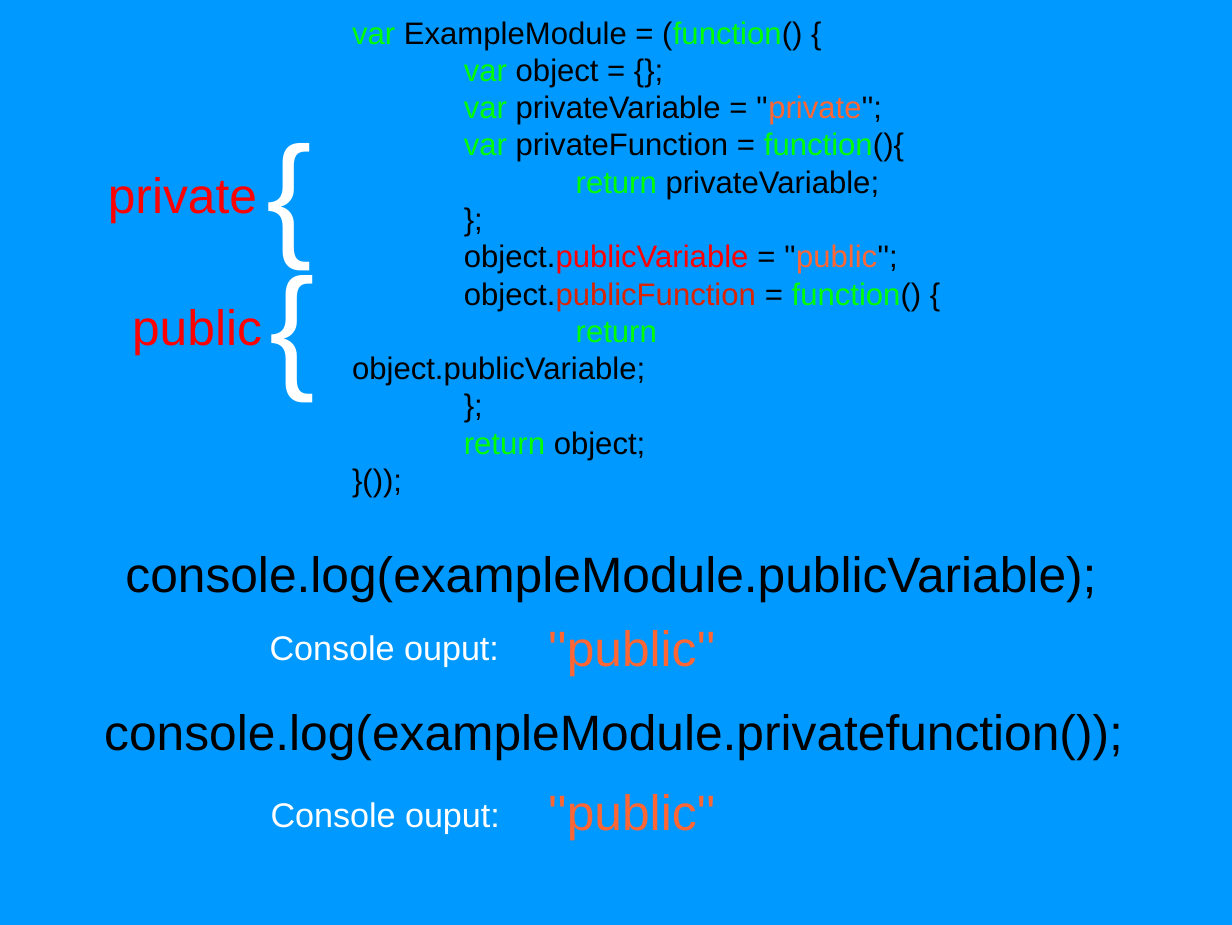
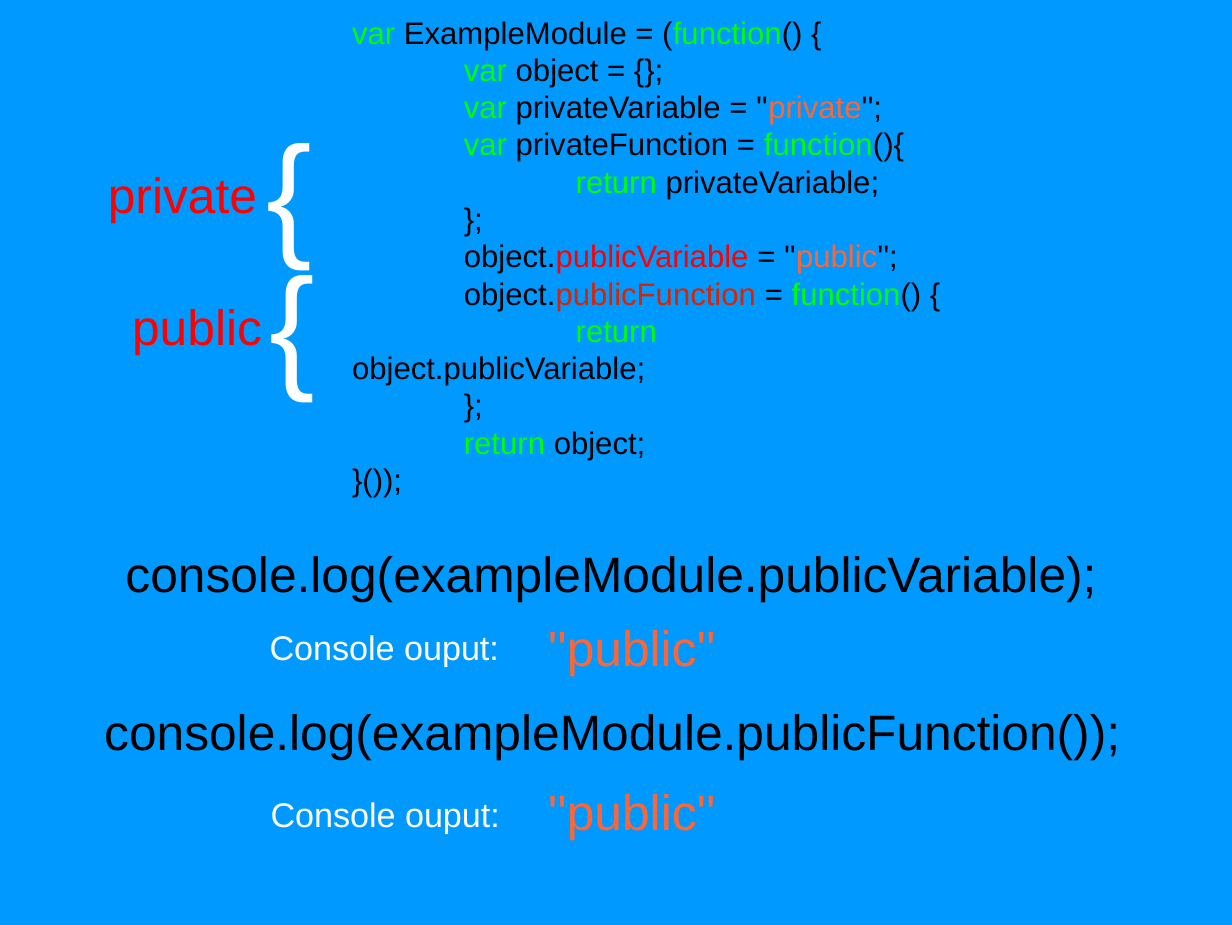
Before and after one commit to sattler/javascript-seminar-2015, a slide deck: slide 8 of presentation/Presentation.odp. Drawn at 1232x925 pixels with LibreOffice and Linux fonts; fonts in the diff are those of the drawing. Boxes give left, top, right and bottom in pixels: in the first picture for what was removed or moved away, otherwise in the second. Text is boxed around its words. In the diff, an @@ line names an element or a change of style, - is before the commit and + after.

```diff
--- a/presentation/Presentation.odp
+++ b/presentation/Presentation.odp
@@ text at [104,714,1120,760]: text changed @@
-console.log(exampleModule.privatefunction());
+console.log(exampleModule.publicFunction());
```
Also in this commit, not shown: 2 other slides changed, 4 slides added, 2 slides removed.
